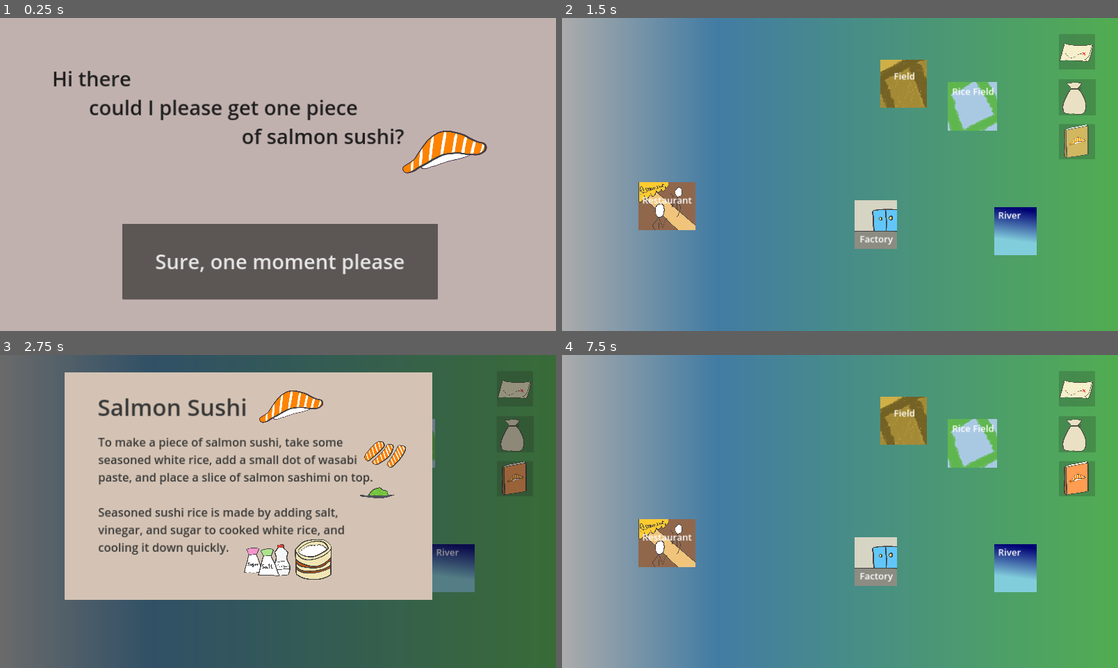
Above: before the commit, frames 1-4 (two rows, left to right).
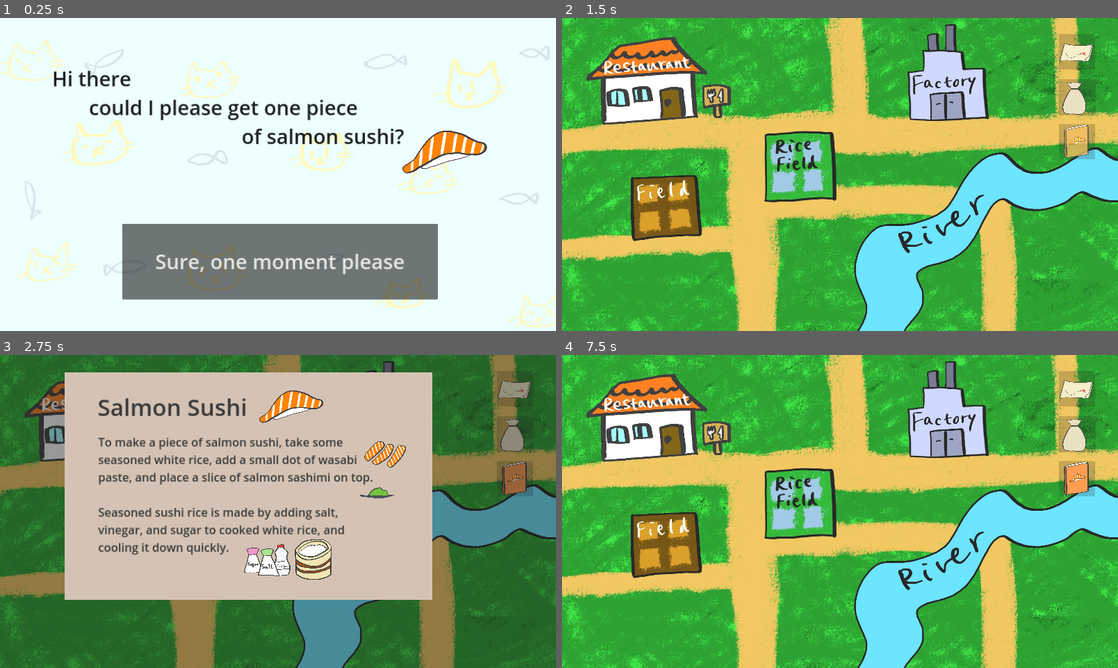
Above: after the commit, the same moments.

Repository: Kazetsukai/Itadakimasu
Game: Godot game, scene res://Locations/Restaurant.tscn
Same seed, same stepped clock (60 frames per second), same inputs: the game is played once before the commit and once after it.
Inputs (mouse positions are in pixels of both pictures, inside the frame that each line leads up to):
- Up to frame 1 (0.25 s): no input
- Up to frame 2 (1.5 s): click "Sure, one moment please" at 0.5 s; tap Enter at 1.25 s; move the mouse to (1079, 52) at 1.27 s; click (1079, 52) at 1.42 s
- Up to frame 3 (2.75 s): move the mouse to (517, 477) at 2.02 s; click (517, 477) at 2.17 s
- Up to frame 4 (7.5 s): tap Space at 2.75, 4.25, 5.75 s; move the mouse to (845, 514) at 2.77 s; click (845, 514) at 2.92 s; tap Enter at 3.5, 5 s; move the mouse to (1079, 433) at 3.52 s; click (1079, 433) at 3.67 s; move the mouse to (973, 442) at 4.27 s; click (973, 442) at 4.42 s; move the mouse to (901, 420) at 5.02 s; click (901, 420) at 5.17 s; move the mouse to (667, 542) at 5.77 s; click (667, 542) at 5.92 s; move the mouse to (873, 561) at 6.52 s; click (873, 561) at 6.67 s; move the mouse to (1017, 567) at 7.27 s; click (1017, 567) at 7.42 s

The runs differ from the first frame. In frame 1, 97% of the frame differs, in the area x 0-100%, y 0-100%; in frame 2, 99%; in frame 3, 43%; in frame 4, 99%.

Commit message:
Last changes pre build

Diff:
--- a/Global.tscn
+++ b/Global.tscn
@@ -14,7 +14,9 @@
 [ext_resource type="Texture2D" uid="uid://qwfo40hfsecu" path="res://Assets/map.png" id="5_mf0jq"]
 [ext_resource type="Texture2D" uid="uid://wg0f3csqfmbh" path="res://Assets/salmon-sushi.png" id="11_0c8a6"]
 [ext_resource type="Script" path="res://Scripts/OneMomentPlease.gd" id="12_eeejc"]
+[ext_resource type="Texture2D" uid="uid://kjwccc0agjkw" path="res://Assets/bg.jpeg" id="14_7legb"]
 [ext_resource type="Script" path="res://WinPanel.gd" id="15_t8uiw"]
+[ext_resource type="Texture2D" uid="uid://s5mcpck6p2x1" path="res://Assets/hd.png" id="17_xeo17"]
 
 [sub_resource type="Animation" id="Animation_qq445"]
 resource_name = "BookGlow"
@@ -64,7 +66,7 @@
 content_margin_bottom = 32.0
 
 [sub_resource type="StyleBoxFlat" id="StyleBoxFlat_potkc"]
-bg_color = Color(0.756863, 0.694118, 0.682353, 1)
+bg_color = Color(1, 1, 1, 1)
 
 [node name="Global" type="Control"]
 layout_mode = 3
@@ -115,6 +117,7 @@
 visible = false
 self_modulate = Color(1, 1, 1, 0.741176)
 z_index = 1
+layout_mode = 0
 offset_left = -1722.0
 offset_top = -378.0
 offset_right = 232.0
@@ -122,6 +125,7 @@
 script = ExtResource("4_cq6bj")
 
 [node name="BookDisplay" parent="UI/Book/BackingPanel" instance=ExtResource("5_fiajc")]
+layout_mode = 0
 offset_left = 229.0
 offset_top = 74.0
 offset_right = 1498.0
@@ -156,6 +160,7 @@
 [node name="BackingPanel" type="Panel" parent="UI/InventoryBag"]
 visible = false
 modulate = Color(1, 1, 1, 0.643137)
+layout_mode = 0
 offset_left = -1733.0
 offset_top = -229.0
 offset_right = 221.0
@@ -164,6 +169,7 @@
 
 [node name="PanelContainer" type="PanelContainer" parent="UI/InventoryBag"]
 visible = false
+layout_mode = 0
 offset_left = -1636.0
 offset_top = -160.0
 offset_right = -64.0
@@ -171,15 +177,13 @@
 theme_override_styles/panel = SubResource("StyleBoxFlat_shlps")
 
 [node name="ScrollContainer" type="ScrollContainer" parent="UI/InventoryBag/PanelContainer"]
+layout_mode = 2
 theme_override_styles/panel = SubResource("StyleBoxEmpty_acdg1")
 horizontal_scroll_mode = 0
 
 [node name="ItemList" type="GridContainer" parent="UI/InventoryBag/PanelContainer/ScrollContainer"]
 custom_minimum_size = Vector2(1500, 800)
-offset_left = 32.0
-offset_top = 32.0
-offset_right = 1532.0
-offset_bottom = 832.0
+layout_mode = 2
 theme_override_constants/h_separation = 48
 theme_override_constants/v_separation = 48
 columns = 9
@@ -227,7 +231,14 @@
 offset_bottom = 1105.0
 theme_override_styles/panel = SubResource("StyleBoxFlat_potkc")
 
+[node name="Bg" type="Sprite2D" parent="UI/IntroPanel"]
+modulate = Color(1, 1, 1, 0.6)
+position = Vector2(987.889, 559)
+scale = Vector2(1.02593, 1.02593)
+texture = ExtResource("14_7legb")
+
 [node name="Label" type="Label" parent="UI/IntroPanel"]
+layout_mode = 0
 offset_left = 186.0
 offset_top = 174.0
 offset_right = 1395.0
@@ -244,6 +255,7 @@
 texture = ExtResource("11_0c8a6")
 
 [node name="Label" type="Button" parent="UI/IntroPanel/Label"]
+layout_mode = 0
 offset_left = 242.0
 offset_top = 549.0
 offset_right = 1332.0
@@ -254,7 +266,6 @@
 script = ExtResource("12_eeejc")
 
 [node name="WinPanel" type="Panel" parent="UI"]
-visible = false
 offset_left = -6.0
 offset_top = -13.0
 offset_right = 1948.0
@@ -262,11 +273,24 @@
 theme_override_styles/panel = SubResource("StyleBoxFlat_potkc")
 script = ExtResource("15_t8uiw")
 
+[node name="Bg" type="Sprite2D" parent="UI/WinPanel"]
+modulate = Color(1, 1, 1, 0.6)
+position = Vector2(987.889, 559)
+scale = Vector2(1.02593, 1.02593)
+texture = ExtResource("14_7legb")
+
+[node name="Hd" type="Sprite2D" parent="UI/WinPanel"]
+modulate = Color(0.152941, 0.152941, 0.152941, 1)
+position = Vector2(1491, 962)
+scale = Vector2(0.584388, 0.584388)
+texture = ExtResource("17_xeo17")
+
 [node name="Label" type="Label" parent="UI/WinPanel"]
-offset_left = 192.0
-offset_top = 191.0
-offset_right = 1401.0
-offset_bottom = 488.0
+layout_mode = 0
+offset_left = 189.0
+offset_top = 144.0
+offset_right = 1398.0
+offset_bottom = 441.0
 theme_override_colors/font_color = Color(0.121569, 0.121569, 0.121569, 1)
 theme_override_font_sizes/font_size = 70
 text = "Here you go!
@@ -279,10 +303,11 @@
 texture = ExtResource("11_0c8a6")
 
 [node name="Label" type="Label" parent="UI/WinPanel/Label"]
-offset_left = 183.0
-offset_top = 564.0
-offset_right = 1374.0
-offset_bottom = 745.0
+layout_mode = 0
+offset_left = 180.0
+offset_top = 439.0
+offset_right = 1371.0
+offset_bottom = 620.0
 theme_override_colors/font_color = Color(0.121569, 0.121569, 0.121569, 1)
 theme_override_font_sizes/font_size = 130
 text = "Thanks for playing!"
--- a/Locations/Map.tscn
+++ b/Locations/Map.tscn
@@ -1,25 +1,7 @@
-[gd_scene load_steps=10 format=3 uid="uid://juc1l0n7w05i"]
+[gd_scene load_steps=3 format=3 uid="uid://juc1l0n7w05i"]
 
-[ext_resource type="Texture2D" uid="uid://dar3hedytgyeo" path="res://Assets/rice-field-icon.png" id="1_iypbk"]
+[ext_resource type="Texture2D" uid="uid://cc67dsfh4rdny" path="res://Assets/map.jpeg" id="1_ogosy"]
 [ext_resource type="Script" path="res://Scripts/Link.gd" id="1_tqbar"]
-[ext_resource type="Texture2D" uid="uid://dljc4j2kbqes2" path="res://Assets/field-icon.png" id="3_x67ix"]
-[ext_resource type="Texture2D" uid="uid://nxidwcenmlv" path="res://Assets/restaurant.jpeg" id="4_lhcvn"]
-[ext_resource type="Texture2D" uid="uid://bfi7pwvacxm8p" path="res://Assets/factory.png" id="5_5vyv1"]
-
-[sub_resource type="Gradient" id="Gradient_aqrdh"]
-offsets = PackedFloat32Array(0, 0.275229, 1)
-colors = PackedColorArray(0.672752, 0.672752, 0.672751, 1, 0.263749, 0.487436, 0.643898, 1, 0.321569, 0.678431, 0.317647, 1)
-
-[sub_resource type="GradientTexture1D" id="GradientTexture1D_05bgu"]
-gradient = SubResource("Gradient_aqrdh")
-
-[sub_resource type="Gradient" id="Gradient_dkjmh"]
-colors = PackedColorArray(0, 0, 0.454902, 1, 0.509804, 0.803922, 0.862745, 1)
-
-[sub_resource type="GradientTexture2D" id="GradientTexture2D_n3dda"]
-gradient = SubResource("Gradient_dkjmh")
-fill_from = Vector2(0.292683, 0)
-fill_to = Vector2(0.216463, 0.670732)
 
 [node name="Map" type="Node2D"]
 
@@ -43,108 +25,72 @@
 offset_right = -1.0
 grow_horizontal = 2
 grow_vertical = 2
-texture = SubResource("GradientTexture1D_05bgu")
+texture = ExtResource("1_ogosy")
 
 [node name="RiceField" type="TextureRect" parent="Control"]
-offset_left = 1332.0
-offset_top = 221.0
-offset_right = 1502.0
-offset_bottom = 388.0
-texture = ExtResource("1_iypbk")
+offset_left = 698.0
+offset_top = 392.0
+offset_right = 946.0
+offset_bottom = 631.0
 ignore_texture_size = true
 script = ExtResource("1_tqbar")
 target = "res://Locations/RiceField.tscn"
 
-[node name="Label" type="Label" parent="Control/RiceField"]
-offset_left = 15.0
-offset_top = 10.0
-offset_right = 159.0
-offset_bottom = 58.0
-theme_override_font_sizes/font_size = 32
-text = "Rice Field
-"
-
 [node name="Field" type="TextureRect" parent="Control"]
-offset_left = 1100.0
-offset_top = 143.0
-offset_right = 1261.0
-offset_bottom = 310.0
-texture = ExtResource("3_x67ix")
+offset_left = 235.0
+offset_top = 530.0
+offset_right = 479.0
+offset_bottom = 768.0
 ignore_texture_size = true
 script = ExtResource("1_tqbar")
 target = "res://Locations/Field.tscn"
 
-[node name="Label" type="Label" parent="Control/Field"]
-offset_left = 46.0
-offset_top = 35.0
-offset_right = 190.0
-offset_bottom = 83.0
-theme_override_font_sizes/font_size = 32
-text = "Field
-"
-
 [node name="Restaurant" type="TextureRect" parent="Control"]
-offset_left = 265.0
-offset_top = 566.0
-offset_right = 462.0
-offset_bottom = 733.0
-texture = ExtResource("4_lhcvn")
+offset_left = 88.0
+offset_top = 42.0
+offset_right = 582.0
+offset_bottom = 377.0
 ignore_texture_size = true
 script = ExtResource("1_tqbar")
 target = "res://Locations/Restaurant.tscn"
 
-[node name="Label2" type="Label" parent="Control/Restaurant"]
-offset_left = 12.0
-offset_top = 40.0
-offset_right = 184.0
-offset_bottom = 136.0
-theme_override_font_sizes/font_size = 32
-text = "Restaurant
-
-"
-
 [node name="Factory" type="TextureRect" parent="Control"]
-offset_left = 1011.0
-offset_top = 629.0
-offset_right = 1156.0
-offset_bottom = 796.0
-texture = ExtResource("5_5vyv1")
+offset_left = 1188.0
+offset_top = 19.0
+offset_right = 1486.0
+offset_bottom = 362.0
 ignore_texture_size = true
 script = ExtResource("1_tqbar")
 target = "res://Locations/Factory.tscn"
 
-[node name="Label2" type="Label" parent="Control/Factory"]
-offset_left = 17.0
-offset_top = 111.0
-offset_right = 136.0
-offset_bottom = 207.0
-theme_override_font_sizes/font_size = 32
-text = "Factory
-
-"
-
 [node name="River" type="TextureRect" parent="Control"]
-offset_left = 1494.0
-offset_top = 652.0
-offset_right = 1639.0
-offset_bottom = 819.0
-texture = SubResource("GradientTexture2D_n3dda")
+offset_left = 1001.0
+offset_top = 679.0
+offset_right = 1297.0
+offset_bottom = 1080.0
 script = ExtResource("1_tqbar")
 target = "res://Locations/River.tscn"
 
-[node name="Label2" type="Label" parent="Control/River"]
-offset_left = 12.0
-offset_top = 6.0
-offset_right = 131.0
-offset_bottom = 102.0
-theme_override_font_sizes/font_size = 32
-text = "River
+[node name="River2" type="TextureRect" parent="Control"]
+offset_left = 1283.0
+offset_top = 444.0
+offset_right = 1560.0
+offset_bottom = 868.0
+script = ExtResource("1_tqbar")
+target = "res://Locations/River.tscn"
 
-
-"
+[node name="River3" type="TextureRect" parent="Control"]
+offset_left = 1522.0
+offset_top = 445.0
+offset_right = 1922.0
+offset_bottom = 671.0
+script = ExtResource("1_tqbar")
+target = "res://Locations/River.tscn"
 
 [connection signal="gui_input" from="Control/RiceField" to="Control/RiceField" method="_on_gui_input"]
 [connection signal="gui_input" from="Control/Field" to="Control/Field" method="_on_gui_input"]
 [connection signal="gui_input" from="Control/Restaurant" to="Control/Restaurant" method="_on_gui_input"]
 [connection signal="gui_input" from="Control/Factory" to="Control/Factory" method="_on_gui_input"]
 [connection signal="gui_input" from="Control/River" to="Control/River" method="_on_gui_input"]
+[connection signal="gui_input" from="Control/River2" to="Control/River2" method="_on_gui_input"]
+[connection signal="gui_input" from="Control/River3" to="Control/River3" method="_on_gui_input"]
--- a/project.godot
+++ b/project.godot
@@ -25,7 +25,10 @@
 window/size/viewport_height=1080
 window/stretch/mode="canvas_items"
 
+[editor]
+
+movie_writer/movie_file="/Users/games/Itadakimasu/Build/video.avi"
+
 [rendering]
 
-renderer/rendering_method="gl_compatibility"
-environment/defaults/default_clear_color=Color(0.301961, 0.301961, 0.301961, 1)
+environment/defaults/default_clear_color=Color(0.0862745, 0.0862745, 0.0862745, 1)
Binary file added: Assets/bg.jpeg
Not shown, added: Assets/bg.jpeg.import
Binary file added: Assets/hd.png
Not shown, added: Assets/hd.png.import
Binary file added: Assets/map.jpeg
Not shown, added: Assets/map.jpeg.import
Not shown: 1 places in Global.tscn that only renumber resources
